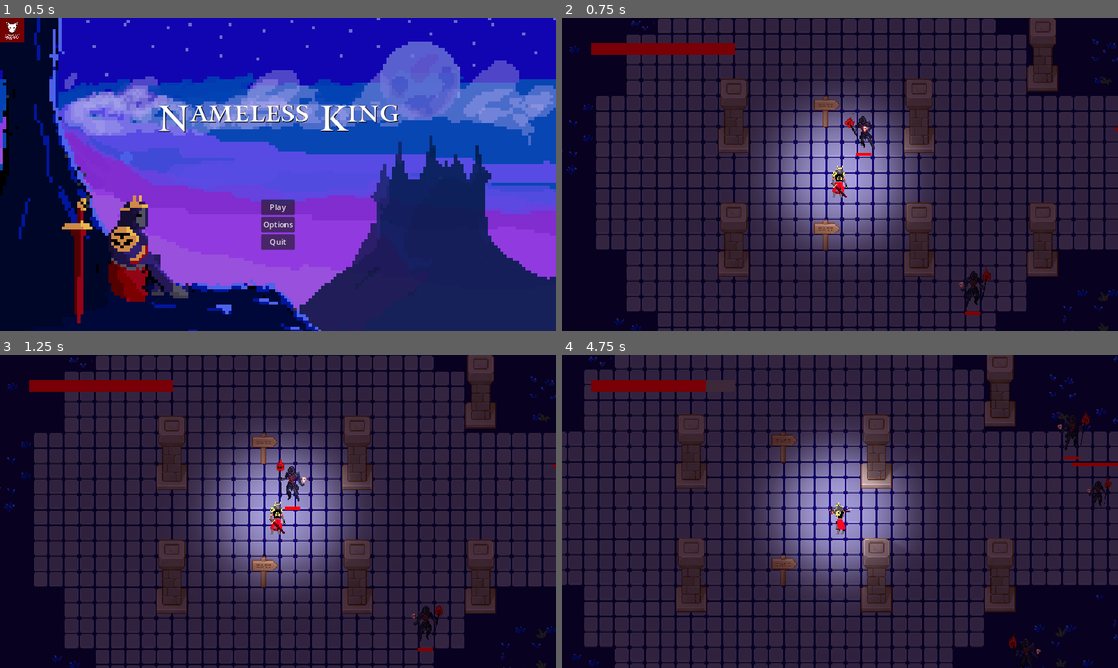
Above: before the commit, frames 1-4 (two rows, left to right).
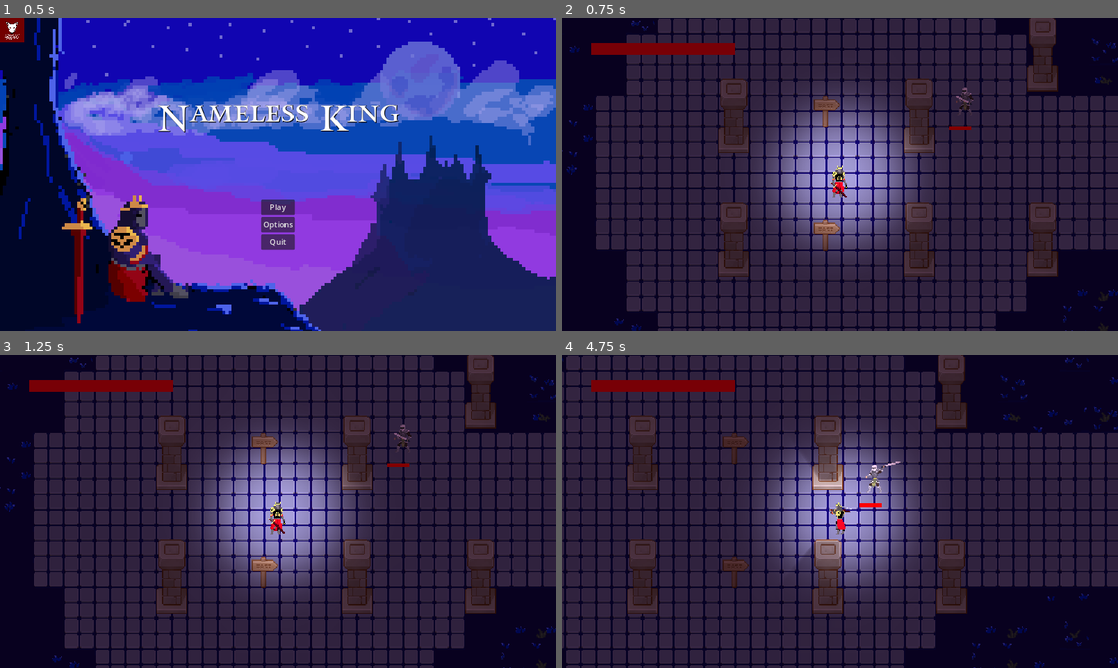
Above: after the commit, the same moments.

Repository: Mad-Rat-Interactive/Nameless-King
Game: Godot game, scene res://autoloads/scenes/main_menu.tscn
Same seed, same stepped clock (60 frames per second), same inputs: the game is played once before the commit and once after it.
Inputs:
- Up to frame 1 (0.5 s): no input
- Up to frame 2 (0.75 s): click "Play" at 0.5 s
- Up to frame 3 (1.25 s): no input
- Up to frame 4 (4.75 s): hold D (right) 1.28-2.03 s; tap E (basic_attack) at 1.35, 2.85, 4.35 s; hold S (down) 2.03-2.78 s; tap Space (lantern) at 2.1, 3.6 s; hold D (right) 2.78-3.53 s; hold W (up) 3.53-4.28 s; hold A (left) from 4.28 s (still down)

Frame 1 is identical in both runs. In frame 2, 0.6% of the frame differs, in the area x 50-100%, y 22-95%; in frame 3, 0.7%; in frame 4, 38%, in the area x 0-100%, y 0-100%.

Commit message:
Added enemy knight

Diff:
--- a/autoloads/scenes/enemy 2.tscn
+++ b/autoloads/scenes/enemy 2.tscn
@@ -1,7 +1,7 @@
 [gd_scene load_steps=15 format=3 uid="uid://lx4spx5dt5bd"]
 
 [ext_resource type="Script" path="res://scripts/enemy.gd" id="1_4ypoi"]
-[ext_resource type="Texture2D" uid="uid://d1j8wfqafmgdy" path="res://enemy/past/Necromancer_creativekind-Sheet.png" id="2_hi0vv"]
+[ext_resource type="Texture2D" uid="uid://d1j8wfqafmgdy" path="res://enemy/present/Necromancer_creativekind-Sheet.png" id="2_hi0vv"]
 [ext_resource type="Script" path="res://scripts/enemyhealth.gd" id="3_d6xi6"]
 
 [sub_resource type="CapsuleShape2D" id="CapsuleShape2D_n84pa"]
--- a/autoloads/scenes/enemy.tscn
+++ b/autoloads/scenes/enemy.tscn
@@ -1,7 +1,7 @@
 [gd_scene load_steps=8 format=3 uid="uid://cdt8tgfumtnsr"]
 
 [ext_resource type="Script" path="res://scripts/enemy.gd" id="1_4ypoi"]
-[ext_resource type="Texture2D" uid="uid://d1j8wfqafmgdy" path="res://enemy/past/Necromancer_creativekind-Sheet.png" id="1_801jo"]
+[ext_resource type="Texture2D" uid="uid://d1j8wfqafmgdy" path="res://enemy/present/Necromancer_creativekind-Sheet.png" id="1_801jo"]
 [ext_resource type="Script" path="res://scripts/enemyhealth.gd" id="3_d6xi6"]
 
 [sub_resource type="CapsuleShape2D" id="CapsuleShape2D_2aond"]
--- /dev/null
+++ b/autoloads/scenes/enemy/E_knights.tscn
@@ -0,0 +1,308 @@
+[gd_scene load_steps=46 format=3 uid="uid://c5oekf7y663gs"]
+
+[ext_resource type="Script" path="res://enemy/knights/E_knights.gd" id="1_a7p5p"]
+[ext_resource type="Texture2D" uid="uid://cge37dp4tvhot" path="res://enemy/present/enemy knight/pack_loreon_char_free/sword_1/idle.png" id="1_enfkd"]
+[ext_resource type="Texture2D" uid="uid://8rnb47kbt66i" path="res://enemy/present/enemy knight/attack1_1.png" id="2_etcfw"]
+[ext_resource type="Texture2D" uid="uid://bgm0joorxi6us" path="res://enemy/present/enemy knight/pack_loreon_char_free/sword_1/fall_back.png" id="3_1msdv"]
+[ext_resource type="Texture2D" uid="uid://4sqe8xacj0lw" path="res://enemy/present/enemy knight/walk_1.png" id="4_7n2co"]
+[ext_resource type="Texture2D" uid="uid://bk2bdfy81q82o" path="res://enemy/present/enemy knight/damage.png" id="4_afff2"]
+[ext_resource type="Script" path="res://enemy/knights/knight_statemachine.gd" id="7_nq8sj"]
+[ext_resource type="Script" path="res://enemy/knights/EnemyIdle.gd" id="8_j2bed"]
+[ext_resource type="Script" path="res://enemy/knights/EnemyChase.gd" id="9_gh7a6"]
+[ext_resource type="Script" path="res://scripts/enemyhealth.gd" id="9_y16p7"]
+[ext_resource type="Script" path="res://enemy/knights/EnemyAttack.gd" id="10_bxnq0"]
+[ext_resource type="Script" path="res://enemy/knights/EnemyAttackFinish.gd" id="11_vctn1"]
+[ext_resource type="Script" path="res://enemy/knights/EnemyTakeDamage.gd" id="12_dgocp"]
+[ext_resource type="Script" path="res://enemy/knights/EnemyDeath.gd" id="13_oaifb"]
+
+[sub_resource type="AtlasTexture" id="AtlasTexture_ioe6q"]
+atlas = ExtResource("2_etcfw")
+region = Rect2(0, 0, 72, 48)
+
+[sub_resource type="AtlasTexture" id="AtlasTexture_dvbp7"]
+atlas = ExtResource("2_etcfw")
+region = Rect2(72, 0, 72, 48)
+
+[sub_resource type="AtlasTexture" id="AtlasTexture_wy0ne"]
+atlas = ExtResource("2_etcfw")
+region = Rect2(0, 48, 72, 48)
+
+[sub_resource type="AtlasTexture" id="AtlasTexture_s3pnt"]
+atlas = ExtResource("2_etcfw")
+region = Rect2(72, 48, 72, 48)
+
+[sub_resource type="AtlasTexture" id="AtlasTexture_iajfc"]
+atlas = ExtResource("2_etcfw")
+region = Rect2(0, 96, 72, 48)
+
+[sub_resource type="AtlasTexture" id="AtlasTexture_m2xfd"]
+atlas = ExtResource("2_etcfw")
+region = Rect2(72, 96, 72, 48)
+
+[sub_resource type="AtlasTexture" id="AtlasTexture_qxx3o"]
+atlas = ExtResource("3_1msdv")
+region = Rect2(0, 0, 50, 48)
+
+[sub_resource type="AtlasTexture" id="AtlasTexture_qqe7v"]
+atlas = ExtResource("3_1msdv")
+region = Rect2(50, 0, 50, 48)
+
+[sub_resource type="AtlasTexture" id="AtlasTexture_c7wsk"]
+atlas = ExtResource("3_1msdv")
+region = Rect2(100, 0, 50, 48)
+
+[sub_resource type="AtlasTexture" id="AtlasTexture_k6k5j"]
+atlas = ExtResource("3_1msdv")
+region = Rect2(150, 0, 50, 48)
+
+[sub_resource type="AtlasTexture" id="AtlasTexture_fgy4r"]
+atlas = ExtResource("4_afff2")
+region = Rect2(0, 0, 50, 48)
+
+[sub_resource type="AtlasTexture" id="AtlasTexture_blwj7"]
+atlas = ExtResource("4_afff2")
+region = Rect2(50, 0, 50, 48)
+
+[sub_resource type="AtlasTexture" id="AtlasTexture_bix5i"]
+atlas = ExtResource("4_afff2")
+region = Rect2(100, 0, 50, 48)
+
+[sub_resource type="AtlasTexture" id="AtlasTexture_xhno0"]
+atlas = ExtResource("4_afff2")
+region = Rect2(150, 0, 50, 48)
+
+[sub_resource type="AtlasTexture" id="AtlasTexture_wsfak"]
+atlas = ExtResource("4_afff2")
+region = Rect2(200, 0, 50, 48)
+
+[sub_resource type="AtlasTexture" id="AtlasTexture_g2bei"]
+atlas = ExtResource("1_enfkd")
+region = Rect2(0, 0, 50, 48)
+
+[sub_resource type="AtlasTexture" id="AtlasTexture_hsqxw"]
+atlas = ExtResource("1_enfkd")
+region = Rect2(50, 0, 50, 48)
+
+[sub_resource type="AtlasTexture" id="AtlasTexture_e4n38"]
+atlas = ExtResource("1_enfkd")
+region = Rect2(0, 48, 50, 48)
+
+[sub_resource type="AtlasTexture" id="AtlasTexture_n2gol"]
+atlas = ExtResource("4_7n2co")
+region = Rect2(0, 0, 50, 48)
+
+[sub_resource type="AtlasTexture" id="AtlasTexture_7rted"]
+atlas = ExtResource("4_7n2co")
+region = Rect2(50, 0, 50, 48)
+
+[sub_resource type="AtlasTexture" id="AtlasTexture_obw4c"]
+atlas = ExtResource("4_7n2co")
+region = Rect2(0, 48, 50, 48)
+
+[sub_resource type="AtlasTexture" id="AtlasTexture_b8org"]
+atlas = ExtResource("4_7n2co")
+region = Rect2(50, 48, 50, 48)
+
+[sub_resource type="AtlasTexture" id="AtlasTexture_b50mb"]
+atlas = ExtResource("4_7n2co")
+region = Rect2(0, 96, 50, 48)
+
+[sub_resource type="AtlasTexture" id="AtlasTexture_q2u6c"]
+atlas = ExtResource("4_7n2co")
+region = Rect2(50, 96, 50, 48)
+
+[sub_resource type="SpriteFrames" id="SpriteFrames_p51pf"]
+animations = [{
+"frames": [{
+"duration": 1.0,
+"texture": SubResource("AtlasTexture_ioe6q")
+}, {
+"duration": 1.0,
+"texture": SubResource("AtlasTexture_dvbp7")
+}, {
+"duration": 1.0,
+"texture": SubResource("AtlasTexture_wy0ne")
+}],
+"loop": false,
+"name": &"attack",
+"speed": 6.0
+}, {
+"frames": [{
+"duration": 1.0,
+"texture": SubResource("AtlasTexture_s3pnt")
+}, {
+"duration": 1.0,
+"texture": SubResource("AtlasTexture_iajfc")
+}, {
+"duration": 1.0,
+"texture": SubResource("AtlasTexture_m2xfd")
+}],
+"loop": false,
+"name": &"attack_finish",
+"speed": 8.0
+}, {
+"frames": [{
+"duration": 1.0,
+"texture": SubResource("AtlasTexture_qxx3o")
+}, {
+"duration": 1.0,
+"texture": SubResource("AtlasTexture_qqe7v")
+}, {
+"duration": 1.0,
+"texture": SubResource("AtlasTexture_c7wsk")
+}, {
+"duration": 1.0,
+"texture": SubResource("AtlasTexture_k6k5j")
+}],
+"loop": false,
+"name": &"damage",
+"speed": 8.0
+}, {
+"frames": [{
+"duration": 1.0,
+"texture": SubResource("AtlasTexture_fgy4r")
+}, {
+"duration": 1.0,
+"texture": SubResource("AtlasTexture_blwj7")
+}, {
+"duration": 1.0,
+"texture": SubResource("AtlasTexture_bix5i")
+}, {
+"duration": 1.0,
+"texture": SubResource("AtlasTexture_xhno0")
+}, {
+"duration": 1.0,
+"texture": SubResource("AtlasTexture_wsfak")
+}],
+"loop": false,
+"name": &"death",
+"speed": 8.0
+}, {
+"frames": [{
+"duration": 1.0,
+"texture": SubResource("AtlasTexture_g2bei")
+}, {
+"duration": 1.0,
+"texture": SubResource("AtlasTexture_hsqxw")
+}, {
+"duration": 1.0,
+"texture": SubResource("AtlasTexture_e4n38")
+}],
+"loop": true,
+"name": &"idle",
+"speed": 5.0
+}, {
+"frames": [{
+"duration": 1.0,
+"texture": SubResource("AtlasTexture_n2gol")
+}, {
+"duration": 1.0,
+"texture": SubResource("AtlasTexture_7rted")
+}, {
+"duration": 1.0,
+"texture": SubResource("AtlasTexture_obw4c")
+}, {
+"duration": 1.0,
+"texture": SubResource("AtlasTexture_b8org")
+}, {
+"duration": 1.0,
+"texture": SubResource("AtlasTexture_b50mb")
+}, {
+"duration": 1.0,
+"texture": SubResource("AtlasTexture_q2u6c")
+}],
+"loop": true,
+"name": &"walk",
+"speed": 6.0
+}]
+
+[sub_resource type="CapsuleShape2D" id="CapsuleShape2D_pluhs"]
+radius = 23.75
+height = 55.0
+
+[sub_resource type="CircleShape2D" id="CircleShape2D_2i0gt"]
+
+[sub_resource type="StyleBoxFlat" id="StyleBoxFlat_372ro"]
+bg_color = Color(0.545098, 0.545098, 0.545098, 0)
+
+[sub_resource type="StyleBoxFlat" id="StyleBoxFlat_w6pfk"]
+bg_color = Color(0.975664, 4.57242e-06, 1.54018e-06, 1)
+
+[sub_resource type="CapsuleShape2D" id="CapsuleShape2D_pehxm"]
+radius = 13.75
+height = 50.0
+
+[sub_resource type="RectangleShape2D" id="RectangleShape2D_3xtnn"]
+size = Vector2(54, 46)
+
+[node name="EKnights" type="CharacterBody2D"]
+collision_layer = 2
+collision_mask = 2
+script = ExtResource("1_a7p5p")
+
+[node name="AnimatedSprite2D" type="AnimatedSprite2D" parent="."]
+sprite_frames = SubResource("SpriteFrames_p51pf")
+animation = &"attack"
+
+[node name="attackHitbox" type="Area2D" parent="."]
+
+[node name="CollisionArea" type="CollisionShape2D" parent="attackHitbox"]
+shape = SubResource("CapsuleShape2D_pluhs")
+
+[node name="playerDetection" type="Area2D" parent="."]
+scale = Vector2(14, 14)
+
+[node name="DetectionArea" type="CollisionShape2D" parent="playerDetection"]
+shape = SubResource("CircleShape2D_2i0gt")
+
+[node name="EnemyStateMachine" type="Node2D" parent="." node_paths=PackedStringArray("initial_state")]
+script = ExtResource("7_nq8sj")
+initial_state = NodePath("EnemyIdle")
+
+[node name="EnemyIdle" type="Node2D" parent="EnemyStateMachine"]
+script = ExtResource("8_j2bed")
+
+[node name="EnemyChase" type="Node2D" parent="EnemyStateMachine"]
+script = ExtResource("9_gh7a6")
+
+[node name="EnemyAttackCharge" type="Node2D" parent="EnemyStateMachine"]
+script = ExtResource("10_bxnq0")
+
+[node name="EnemyAttackFinish" type="Node2D" parent="EnemyStateMachine"]
+script = ExtResource("11_vctn1")
+
+[node name="EnemyTakeDamage" type="Node2D" parent="EnemyStateMachine"]
+script = ExtResource("12_dgocp")
+
+[node name="EnemyDeath" type="Node2D" parent="EnemyStateMachine"]
+script = ExtResource("13_oaifb")
+
+[node name="Healthbar" type="ProgressBar" parent="."]
+offset_left = -16.0
+offset_top = 29.0
+offset_right = 16.0
+offset_bottom = 33.0
+theme_override_styles/background = SubResource("StyleBoxFlat_372ro")
+theme_override_styles/fill = SubResource("StyleBoxFlat_w6pfk")
+max_value = 16.0
+step = 1.0
+show_percentage = false
+script = ExtResource("9_y16p7")
+
+[node name="CollisionShape2D" type="CollisionShape2D" parent="."]
+position = Vector2(0, 1.25)
+shape = SubResource("CapsuleShape2D_pehxm")
+debug_color = Color(0.945868, 5.87195e-06, 0.590462, 0.42)
+
+[node name="AttackArea" type="Area2D" parent="."]
+
+[node name="attackShape" type="CollisionShape2D" parent="AttackArea"]
+position = Vector2(27, 0)
+shape = SubResource("RectangleShape2D_3xtnn")
+debug_color = Color(0.163386, 0.000316075, 0.2996, 0.42)
+
+[connection signal="body_entered" from="attackHitbox" to="." method="_on_attack_hitbox_body_entered"]
+[connection signal="body_exited" from="attackHitbox" to="." method="_on_attack_hitbox_body_exited"]
+[connection signal="body_entered" from="playerDetection" to="." method="_on_player_detection_body_entered"]
+[connection signal="body_entered" from="AttackArea" to="." method="_on_attack_area_body_entered"]
+[connection signal="body_exited" from="AttackArea" to="." method="_on_attack_area_body_exited"]
--- a/autoloads/scenes/enemy/E_necromancer.tscn
+++ b/autoloads/scenes/enemy/E_necromancer.tscn
@@ -1,9 +1,8 @@
-[gd_scene load_steps=62 format=3 uid="uid://1255ah2k5xcx"]
+[gd_scene load_steps=61 format=3 uid="uid://1255ah2k5xcx"]
 
 [ext_resource type="Script" path="res://enemy/necromancer/E_necromancer.gd" id="1_xncm0"]
-[ext_resource type="Script" path="res://scripts/classes/statemachine.gd" id="2_64ciu"]
-[ext_resource type="Texture2D" uid="uid://d1j8wfqafmgdy" path="res://enemy/present/Necromancer_creativekind-Sheet.png" id="2_in20k"]
-[ext_resource type="Texture2D" uid="uid://d1j8wfqafmgdy" path="res://enemy/past/Necromancer_creativekind-Sheet.png" id="3_3ir57"]
+[ext_resource type="Texture2D" uid="uid://d1j8wfqafmgdy" path="res://enemy/present/Necromancer_creativekind-Sheet.png" id="3_3ir57"]
+[ext_resource type="Script" path="res://enemy/necromancer/nerco_statemachine.gd" id="3_dahnq"]
 [ext_resource type="Script" path="res://scripts/enemyhealth.gd" id="4_jihrk"]
 [ext_resource type="Script" path="res://enemy/necromancer/EnemyIdle.gd" id="4_njccg"]
 [ext_resource type="Script" path="res://enemy/necromancer/EnemyChase.gd" id="5_43ipp"]
@@ -207,7 +206,7 @@
 }],
 "loop": false,
 "name": &"attack_end",
-"speed": 10.0
+"speed": 18.0
 }, {
 "frames": [{
 "duration": 1.0,
@@ -236,7 +235,7 @@
 }],
 "loop": false,
 "name": &"attack_warm_up",
-"speed": 10.0
+"speed": 18.0
 }, {
 "frames": [{
 "duration": 1.0,
@@ -282,7 +281,7 @@
 }],
 "loop": false,
 "name": &"damage",
-"speed": 8.0
+"speed": 12.0
 }, {
 "frames": [{
 "duration": 1.0,
@@ -362,20 +361,25 @@
 bg_color = Color(0.975664, 4.57242e-06, 1.54018e-06, 1)
 
 [sub_resource type="CapsuleShape2D" id="CapsuleShape2D_0orlc"]
-height = 42.5
+radius = 13.75
+height = 50.0
 
 [sub_resource type="RectangleShape2D" id="RectangleShape2D_v6fk2"]
-size = Vector2(70, 70)
+size = Vector2(80, 82.5)
 
 [node name="ENecromancer" type="CharacterBody2D"]
 scale = Vector2(0.8, 0.8)
+collision_layer = 2
+collision_mask = 2
 script = ExtResource("1_xncm0")
 
 [node name="AnimatedSprite2D" type="AnimatedSprite2D" parent="."]
 position = Vector2(0, -27)
 sprite_frames = SubResource("SpriteFrames_5hh6h")
-animation = &"chase"
+animation = &"damage"
 autoplay = "idle"
+frame = 3
+frame_progress = 1.0
 
 [node name="attackHitbox" type="Area2D" parent="."]
 
@@ -389,7 +393,7 @@
 shape = SubResource("CircleShape2D_exnny")
 
 [node name="EnemyStateMachine" type="Node2D" parent="." node_paths=PackedStringArray("initial_state")]
-script = ExtResource("2_64ciu")
+script = ExtResource("3_dahnq")
 initial_state = NodePath("EnemyIdle")
 
 [node name="EnemyIdle" type="Node2D" parent="EnemyStateMachine"]
@@ -402,7 +406,6 @@
 script = ExtResource("6_wn0gn")
 
 [node name="EnemyAttackFinish" type="Node2D" parent="EnemyStateMachine"]
-scale = Vector2(1, 1)
 script = ExtResource("8_76yaw")
 
 [node name="EnemyTakeDamage" type="Node2D" parent="EnemyStateMachine"]
@@ -412,9 +415,9 @@
 script = ExtResource("10_xiyy0")
 
 [node name="Healthbar" type="ProgressBar" parent="."]
-offset_left = -10.0
+offset_left = -16.0
 offset_top = 29.0
-offset_right = 10.0
+offset_right = 16.0
 offset_bottom = 33.0
 theme_override_styles/background = SubResource("StyleBoxFlat_vdhkm")
 theme_override_styles/fill = SubResource("StyleBoxFlat_peylx")
@@ -425,13 +428,13 @@
 
 [node name="CollisionShape2D" type="CollisionShape2D" parent="."]
 position = Vector2(0, 1.25)
-scale = Vector2(1, 1)
 shape = SubResource("CapsuleShape2D_0orlc")
 debug_color = Color(0.945868, 5.87195e-06, 0.590462, 0.42)
 
 [node name="AttackArea" type="Area2D" parent="."]
 
 [node name="attackShape" type="CollisionShape2D" parent="AttackArea"]
+position = Vector2(0, 2.38418e-06)
 scale = Vector2(1, 1)
 shape = SubResource("RectangleShape2D_v6fk2")
 debug_color = Color(0.163386, 0.000316075, 0.2996, 0.42)
--- a/autoloads/scenes/main.tscn
+++ b/autoloads/scenes/main.tscn
@@ -2,9 +2,9 @@
 
 [ext_resource type="PackedScene" uid="uid://c5cghjvbrnlb4" path="res://autoloads/scenes/test_map.tscn" id="1_qviu6"]
 [ext_resource type="PackedScene" uid="uid://cf2thel27u0br" path="res://autoloads/scenes/player.tscn" id="2_5i3be"]
-[ext_resource type="PackedScene" uid="uid://cdt8tgfumtnsr" path="res://autoloads/scenes/enemy.tscn" id="3_jwm1u"]
 [ext_resource type="Script" path="res://scripts/Health Bar.gd" id="3_uhonl"]
 [ext_resource type="PackedScene" uid="uid://1255ah2k5xcx" path="res://autoloads/scenes/enemy/E_necromancer.tscn" id="5_lyomv"]
+[ext_resource type="PackedScene" uid="uid://c5oekf7y663gs" path="res://autoloads/scenes/enemy/E_knights.tscn" id="5_m5666"]
 
 [sub_resource type="GDScript" id="GDScript_gh7dl"]
 script/source = "extends Node2D
@@ -54,19 +54,34 @@
 show_percentage = false
 script = ExtResource("3_uhonl")
 
-[node name="Enemy 1" parent="." instance=ExtResource("3_jwm1u")]
-position = Vector2(338, -28)
-
-[node name="Enemy 2" parent="." instance=ExtResource("3_jwm1u")]
-position = Vector2(-289, -13)
-
 [node name="CanvasModulate" type="CanvasModulate" parent="."]
 color = Color(0.521413, 0.34948, 0.494242, 1)
 
 [node name="ENecromancer" parent="." instance=ExtResource("5_lyomv")]
-position = Vector2(55, -46)
+position = Vector2(391, -207)
 
 [node name="ENecromancer2" parent="." instance=ExtResource("5_lyomv")]
-position = Vector2(160, 124)
+position = Vector2(469, -123)
+
+[node name="ENecromancer3" parent="." instance=ExtResource("5_lyomv")]
+position = Vector2(-414, 25)
+
+[node name="ENecromancer4" parent="." instance=ExtResource("5_lyomv")]
+position = Vector2(-12, 311)
+
+[node name="ENecromancer5" parent="." instance=ExtResource("5_lyomv")]
+position = Vector2(1351, -13)
+
+[node name="ENecromancer6" parent="." instance=ExtResource("5_lyomv")]
+position = Vector2(1429, 71)
+
+[node name="ENecromancer7" parent="." instance=ExtResource("5_lyomv")]
+position = Vector2(546, 219)
+
+[node name="ENecromancer8" parent="." instance=ExtResource("5_lyomv")]
+position = Vector2(948, 505)
+
+[node name="EKnights" parent="." instance=ExtResource("5_m5666")]
+position = Vector2(156, -74)
 
 [connection signal="health_changed" from="Player" to="Player/Health Bar" method="_on_player_health_changed"]
--- a/autoloads/scenes/player.tscn
+++ b/autoloads/scenes/player.tscn
@@ -846,7 +846,7 @@
 graph_offset = Vector2(-237, 65.369)
 
 [sub_resource type="RectangleShape2D" id="RectangleShape2D_ebqgm"]
-size = Vector2(22, 22)
+size = Vector2(27, 28)
 
 [node name="CharacterBody2D" type="CharacterBody2D"]
 script = ExtResource("1_hx5ka")
@@ -913,9 +913,13 @@
 
 [node name="sword" type="Area2D" parent="."]
 position = Vector2(0, 7)
+collision_layer = 3
+collision_mask = 3
 
 [node name="attackArea" type="CollisionShape2D" parent="sword"]
-position = Vector2(11, 0)
+light_mask = 3
+visibility_layer = 3
+position = Vector2(13.5, 0)
 shape = SubResource("RectangleShape2D_ebqgm")
 disabled = true
 
--- /dev/null
+++ b/enemy/knights/E_knights.gd
@@ -0,0 +1,66 @@
+extends Enemy
+class_name Knights
+
+@export var speed = 40
+@export var health = 22
+
+@onready var healthbar: ProgressBar = $Healthbar
+
+var player_chase = false
+var player: Player = null
+
+var can_attack_player = false
+var can_damage_player = false
+var is_taking_damage = false
+
+signal healthChange
+
+func _ready() -> void:
+	healthChange.connect(new_health)
+	healthChange.emit(health)
+	$Healthbar.max_value = health
+	pass
+
+func _physics_process(delta: float) -> void:
+	move_and_slide()
+
+	if velocity.x > 0.5:
+		$AnimatedSprite2D.flip_h = false
+		$AttackArea.rotation_degrees = 0
+	elif velocity.x < -0.5:
+		$AnimatedSprite2D.flip_h = true
+		$AttackArea.rotation_degrees = 180
+
+# Functions
+
+func new_health(health: int):
+	healthbar.value = health
+
+func take_damage(damage):
+	if not is_taking_damage:
+		is_taking_damage = true
+		health -= damage
+		healthChange.emit(health)
+
+# Signals
+
+func _on_player_detection_body_entered(body: Node2D) -> void:
+	if body is Player:
+		player = body
+
+func _on_attack_hitbox_body_entered(body: Node2D) -> void:
+	if body is Player:
+		can_attack_player = true
+
+func _on_attack_hitbox_body_exited(body: Node2D) -> void:
+	if body is Player:
+		can_attack_player = false
+
+func _on_attack_area_body_entered(body: Node2D) -> void:
+	if body is Player:
+		player = body
+		can_damage_player = true
+
+func _on_attack_area_body_exited(body: Node2D) -> void:
+	if body is Player:
+		can_damage_player = false
--- /dev/null
+++ b/enemy/knights/EnemyAttack.gd
@@ -0,0 +1,19 @@
+extends State
+
+@onready var enemy := $"../.."
+@export var move_speed := 0.0
+
+var move_direction: Vector2
+var lock: Vector2
+func Enter():
+	enemy.velocity = Vector2.ZERO
+	lock = enemy.global_position
+	$"../../AnimatedSprite2D".play("attack")
+
+func Physics_Update(_delta: float):
+	enemy.velocity = Vector2.ZERO
+	enemy.global_position = lock
+	if enemy.is_taking_damage:
+		Transitioned.emit(self, "EnemyTakeDamage")
+	if not $"../../AnimatedSprite2D".is_playing():
+		Transitioned.emit(self, "EnemyAttackFinish")
--- /dev/null
+++ b/enemy/knights/EnemyAttackFinish.gd
@@ -0,0 +1,20 @@
+extends State
+
+@onready var enemy := $"../.."
+
+var lock: Vector2
+
+func Enter():
+	enemy.velocity = Vector2.ZERO
+	$"../../AnimatedSprite2D".play("attack_finish")
+	if enemy.can_damage_player:
+		enemy.player.enemy_attack()
+		print("player took damage o no")
+		pass
+
+func Physics_Update(_delta: float):
+	enemy.velocity = Vector2.ZERO
+	if enemy.is_taking_damage:
+		Transitioned.emit(self, "EnemyTakeDamage")
+	if not $"../../AnimatedSprite2D".is_playing():
+		Transitioned.emit(self, "EnemyIdle")
--- /dev/null
+++ b/enemy/knights/EnemyChase.gd
@@ -0,0 +1,29 @@
+extends State
+
+@onready var enemy := $"../.."
+@export var move_speed := 60.0
+
+func Enter():
+	$"../../AnimatedSprite2D".play("walk")
+
+func Physics_Update(_delta: float):
+	if enemy.is_taking_damage:
+		Transitioned.emit(self, "EnemyTakeDamage")
+
+	if not enemy.player:
+		enemy.player = null
+		Transitioned.emit(self, "EnemyIdle")
+
+	if enemy.can_attack_player:
+		Transitioned.emit(self, "EnemyAttackCharge")
+
+	var direction : Vector2 = enemy.player.global_position - enemy.global_position
+
+	if direction.length() > 25:
+		enemy.velocity = direction.normalized() * move_speed
+	else:
+		enemy.velocity = Vector2()
+
+	if direction.length() > 150:
+		enemy.player = null
+		Transitioned.emit(self, "EnemyIdle")
--- /dev/null
+++ b/enemy/knights/EnemyDeath.gd
@@ -0,0 +1,13 @@
+extends State
+
+@onready var enemy := $"../.."
+@export var move_speed := 0.0
+
+func Enter():
+	enemy.velocity = Vector2.ZERO
+	$"../../AnimatedSprite2D".play("death")
+
+func Physics_Update(_delta: float):
+	enemy.velocity = Vector2.ZERO
+	if not $"../../AnimatedSprite2D".is_playing():
+		owner.queue_free()
--- /dev/null
+++ b/enemy/knights/EnemyIdle.gd
@@ -0,0 +1,23 @@
+extends State
+
+@onready var enemy := $"../.."
+
+var lock:Vector2
+
+func Enter():
+	$"../../AnimatedSprite2D".play("idle")
+	lock = enemy.global_position
+
+
+func Physics_Update(_delta: float):
+	enemy.global_position = lock
+
+	if enemy.is_taking_damage:
+		Transitioned.emit(self, "EnemyTakeDamage")
+	if enemy.can_attack_player:
+		Transitioned.emit(self, "EnemyAttackCharge")
+	if enemy.player:
+		Transitioned.emit(self, "EnemyChase")
+
+func Exit():
+	pass
--- /dev/null
+++ b/enemy/knights/EnemyTakeDamage.gd
@@ -0,0 +1,21 @@
+extends State
+
+@onready var enemy := $"../.."
+@export var move_speed := 0.0
+
+var lock: Vector2
+
+func Enter():
+	enemy.velocity = Vector2.ZERO
+	lock = enemy.global_position
+	$"../../AnimatedSprite2D".play("damage")
+
+func Physics_Update(_delta: float):
+	enemy.velocity = Vector2.ZERO
+	enemy.global_position = lock
+	if not $"../../AnimatedSprite2D".is_playing():
+		enemy.is_taking_damage = false
+		Transitioned.emit(self, "EnemyIdle")
+
+	if enemy.health <= 0:
+		Transitioned.emit(self, "EnemyDeath")
--- a/enemy/necromancer/EnemyIdle.gd
+++ b/enemy/necromancer/EnemyIdle.gd
@@ -12,6 +12,7 @@
 
 func Enter():
 	$"../../AnimatedSprite2D".play("idle")
+	enemy.velocity = Vector2.ZERO
 	randomise_wander()
 
 func Update(_delta):
--- /dev/null
+++ b/enemy/necromancer/nerco_statemachine.gd
@@ -0,0 +1,41 @@
+extends Node
+
+@export var initial_state: State
+
+var current_state: State
+var states: Dictionary
+
+func _ready() -> void:
+	for child in get_children():
+		if child is State:
+			states[child.name.to_lower()] = child
+			child.Transitioned.connect(on_child_transition)
+		else:
+			push_error(child.name.to_lower(), "is not a State")
+
+	if initial_state:
+		initial_state.Enter()
+		current_state = initial_state
+
+func _process(delta: float) -> void:
+	if current_state:
+		current_state.Update(delta)
+
+func _physics_process(delta: float) -> void:
+	if current_state:
+		current_state.Physics_Update(delta)
+
+func on_child_transition(state, new_state_name) -> void:
+	if state != current_state:
+		return
+
+	var new_state: State = states.get(new_state_name.to_lower())
+	if !new_state:
+		return
+
+	if current_state:
+		current_state.Exit()
+
+	new_state.Enter()
+
+	current_state = new_state
Not shown: 1 places in autoloads/scenes/enemy/E_necromancer.tscn that only renumber resources
Renamed: scripts/classes/statemachine.gd -> enemy/knights/knight_statemachine.gd
Binary file added: enemy/present/enemy knight/attack1_1.png
Not shown, added: enemy/present/enemy knight/attack1_1.png.import
Binary file added: enemy/present/enemy knight/attack4_1.png
Not shown, added: enemy/present/enemy knight/attack4_1.png.import
Binary file added: enemy/present/enemy knight/damage.png
Not shown, added: enemy/present/enemy knight/damage.png.import
Binary file added: enemy/present/enemy knight/death.png
Not shown, added: enemy/present/enemy knight/death.png.import
Binary file added: enemy/present/enemy knight/pack_loreon_char_free/sword_1/fall_back.ase
Binary file added: enemy/present/enemy knight/pack_loreon_char_free/sword_1/fall_back.png
(and 8 more such lines)
